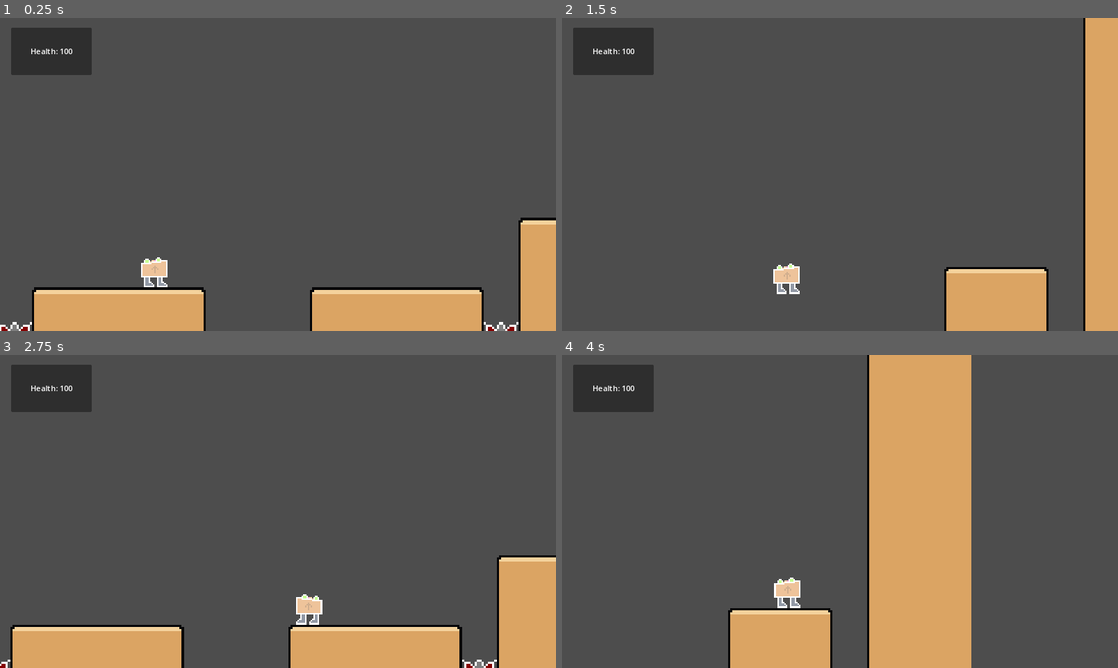
Above: before the commit, frames 1-4 (two rows, left to right).
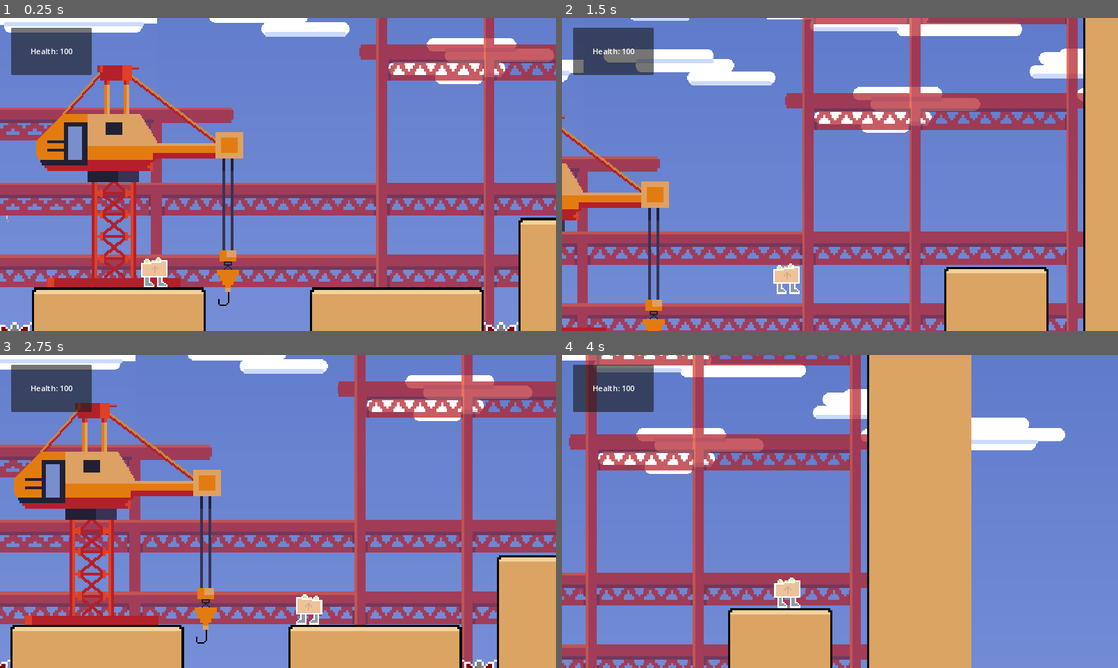
Above: after the commit, the same moments.

Repository: ShardHero/Main
Game: Godot game, scene res://scenes/level2.tscn
The game is run twice, just before and just after one commit, with the same random seed, the same clock (stepped at 60 frames per second) and the same inputs. This scene is started directly instead of the project's main scene.
Inputs:
- Up to frame 1 (0.25 s): no input
- Up to frame 2 (1.5 s): tap Enter (ui_accept) at 0.5, 0.77 s; hold Right (ui_right) from 0.53 s (still down)
- Up to frame 3 (2.75 s): tap Enter (ui_accept) at 1.52 s; release Right (ui_right) at 2.03 s; hold Left (ui_left) from 2.03 s (still down)
- Up to frame 4 (4 s): release Left (ui_left) at 2.78 s; hold Right (ui_right) from 2.78 s (still down); tap Enter (ui_accept) at 3.02, 3.77 s

The runs differ from the first frame. In frame 1, 88% of the frame differs, in the area x 0-100%, y 0-100%; in frame 2, 90%, in the area x 0-94%, y 0-100%; in frame 3, 87%; in frame 4, 77%.

Commit message:
leavle 2 background

Diff:
--- a/scenes/level2.tscn
+++ b/scenes/level2.tscn
@@ -1,6 +1,10 @@
-[gd_scene load_steps=10 format=3 uid="uid://djw0nlqqhve3u"]
-
+[gd_scene load_steps=14 format=3 uid="uid://djw0nlqqhve3u"]
+
+[ext_resource type="Texture2D" uid="uid://drg14gfs4on75" path="res://level_02_1.png" id="1_gh6kq"]
+[ext_resource type="Texture2D" uid="uid://he5ia5n2v74" path="res://crane.png" id="2_2uc5c"]
 [ext_resource type="PackedScene" uid="uid://ch2lhx4dpevpr" path="res://scenes/main_character.tscn" id="2_12mcp"]
+[ext_resource type="Texture2D" uid="uid://bqroqt01c40h5" path="res://level_02_2.png" id="2_glxmb"]
+[ext_resource type="Texture2D" uid="uid://sjh6pkq6shpa" path="res://level_02_3.png" id="3_unju8"]
 [ext_resource type="Script" path="res://scenes/game_manager.gd" id="4_ci38a"]
 [ext_resource type="Texture2D" uid="uid://baviub1p1h5tg" path="res://assets/art/ConstructionTileset.png" id="4_ydwqi"]
 [ext_resource type="PackedScene" uid="uid://daeoooqxrqa3h" path="res://scenes/checkpoint.tscn" id="5_6beai"]
@@ -106,6 +110,93 @@
 
 [node name="Level2Base" type="Node2D"]
 
+[node name="CanvasLayer2" type="CanvasLayer" parent="."]
+
+[node name="clouds" type="Sprite2D" parent="."]
+position = Vector2(-7520, 401)
+texture = ExtResource("1_gh6kq")
+
+[node name="Level023" type="Sprite2D" parent="clouds"]
+position = Vector2(-7022.36, 320.875)
+scale = Vector2(1.4829, 1.4829)
+texture = ExtResource("1_gh6kq")
+
+[node name="Level022" type="Sprite2D" parent="clouds"]
+position = Vector2(962.718, -75.5)
+scale = Vector2(1.21774, 1.21774)
+texture = ExtResource("1_gh6kq")
+
+[node name="Level026" type="Sprite2D" parent="clouds"]
+position = Vector2(2021, -93)
+scale = Vector2(1.21774, 1.21774)
+texture = ExtResource("1_gh6kq")
+
+[node name="Level024" type="Sprite2D" parent="clouds"]
+position = Vector2(4116, -89)
+scale = Vector2(1.21774, 1.21774)
+texture = ExtResource("1_gh6kq")
+
+[node name="Level025" type="Sprite2D" parent="clouds"]
+position = Vector2(3073, -78)
+scale = Vector2(1.21774, 1.21774)
+texture = ExtResource("1_gh6kq")
+
+[node name="Level024" type="Sprite2D" parent="clouds/Level025"]
+position = Vector2(1725.32, -13.1391)
+texture = ExtResource("1_gh6kq")
+
+[node name="Level025" type="Sprite2D" parent="clouds/Level025"]
+position = Vector2(2583.47, -11.4967)
+texture = ExtResource("1_gh6kq")
+
+[node name="Level026" type="Sprite2D" parent="clouds/Level025"]
+position = Vector2(3453.11, 45.9867)
+texture = ExtResource("1_gh6kq")
+
+[node name="Level027" type="Sprite2D" parent="clouds/Level025"]
+position = Vector2(4229.14, 77.1921)
+texture = ExtResource("1_gh6kq")
+
+[node name="Level027" type="Sprite2D" parent="clouds"]
+position = Vector2(5563, -172)
+scale = Vector2(2.10977, 1.40212)
+texture = ExtResource("2_glxmb")
+
+[node name="Level028" type="Sprite2D" parent="clouds"]
+position = Vector2(4265, -345)
+scale = Vector2(1.76092, 2.2)
+texture = ExtResource("3_unju8")
+
+[node name="Level025" type="Sprite2D" parent="."]
+position = Vector2(-917, 177)
+scale = Vector2(1.76092, 1.90645)
+texture = ExtResource("3_unju8")
+
+[node name="Level022" type="Sprite2D" parent="."]
+position = Vector2(242, 200)
+scale = Vector2(1.68161, 1.61935)
+texture = ExtResource("2_glxmb")
+
+[node name="Level023" type="Sprite2D" parent="."]
+position = Vector2(-4202, 156)
+scale = Vector2(2.47931, 1.9629)
+texture = ExtResource("2_glxmb")
+
+[node name="Level024" type="Sprite2D" parent="."]
+position = Vector2(-5961, 237)
+scale = Vector2(2.47931, 1.9629)
+texture = ExtResource("2_glxmb")
+
+[node name="Crane3" type="Sprite2D" parent="."]
+position = Vector2(142, 431)
+scale = Vector2(1.92, 1.92)
+texture = ExtResource("2_2uc5c")
+
+[node name="Crane4" type="Sprite2D" parent="."]
+position = Vector2(-4193, 158)
+scale = Vector2(1.92, 1.92)
+texture = ExtResource("2_2uc5c")
+
 [node name="MovingCamera" type="Camera2D" parent="."]
 position = Vector2(340, 420)
 zoom = Vector2(1.5, 1.5)
@@ -162,4 +253,19 @@
 [node name="Checkpoint" parent="." instance=ExtResource("5_6beai")]
 position = Vector2(-3292, 72)
 
+[node name="Crane" type="Sprite2D" parent="."]
+position = Vector2(7688, 28)
+scale = Vector2(1.92, 1.92)
+texture = ExtResource("2_2uc5c")
+
+[node name="Crane2" type="Sprite2D" parent="."]
+position = Vector2(7880, 668)
+scale = Vector2(1.92, 1.92)
+texture = ExtResource("2_2uc5c")
+
+[node name="Level028" type="Sprite2D" parent="."]
+position = Vector2(4265, -345)
+scale = Vector2(1.76092, 2.2)
+texture = ExtResource("3_unju8")
+
 [connection signal="timeout" from="GameManager/DamageCooldownTimer" to="GameManager" method="_on_damage_cooldown_timer_timeout"]
Binary file added: Sprite-0001.aseprite
Binary file added: Sprite-0002.aseprite
Binary file added: crane.png
Binary file added: level_02_1.png
Binary file added: level_02_2.png
Binary file added: level_02_3.png
Binary file added: level_06_1.png
